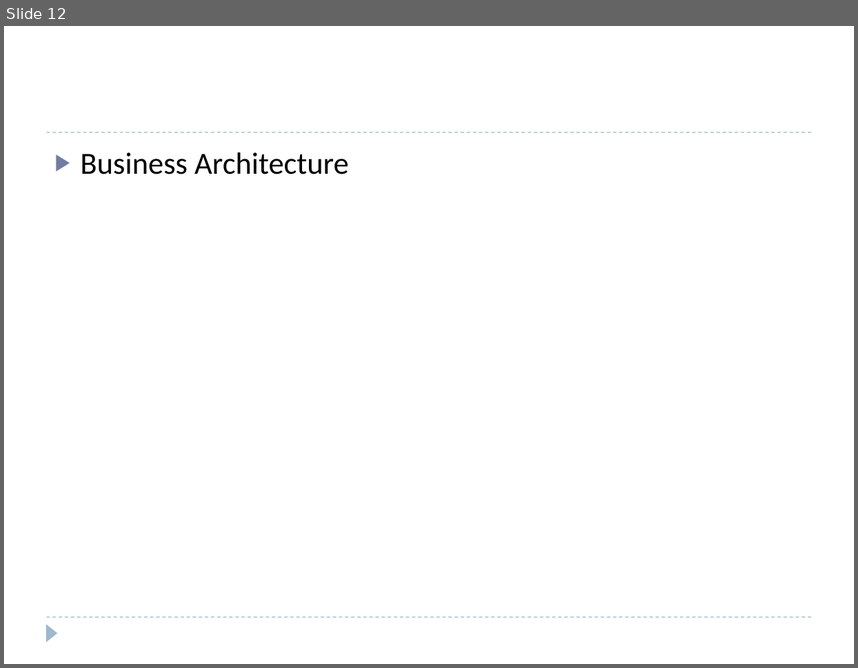
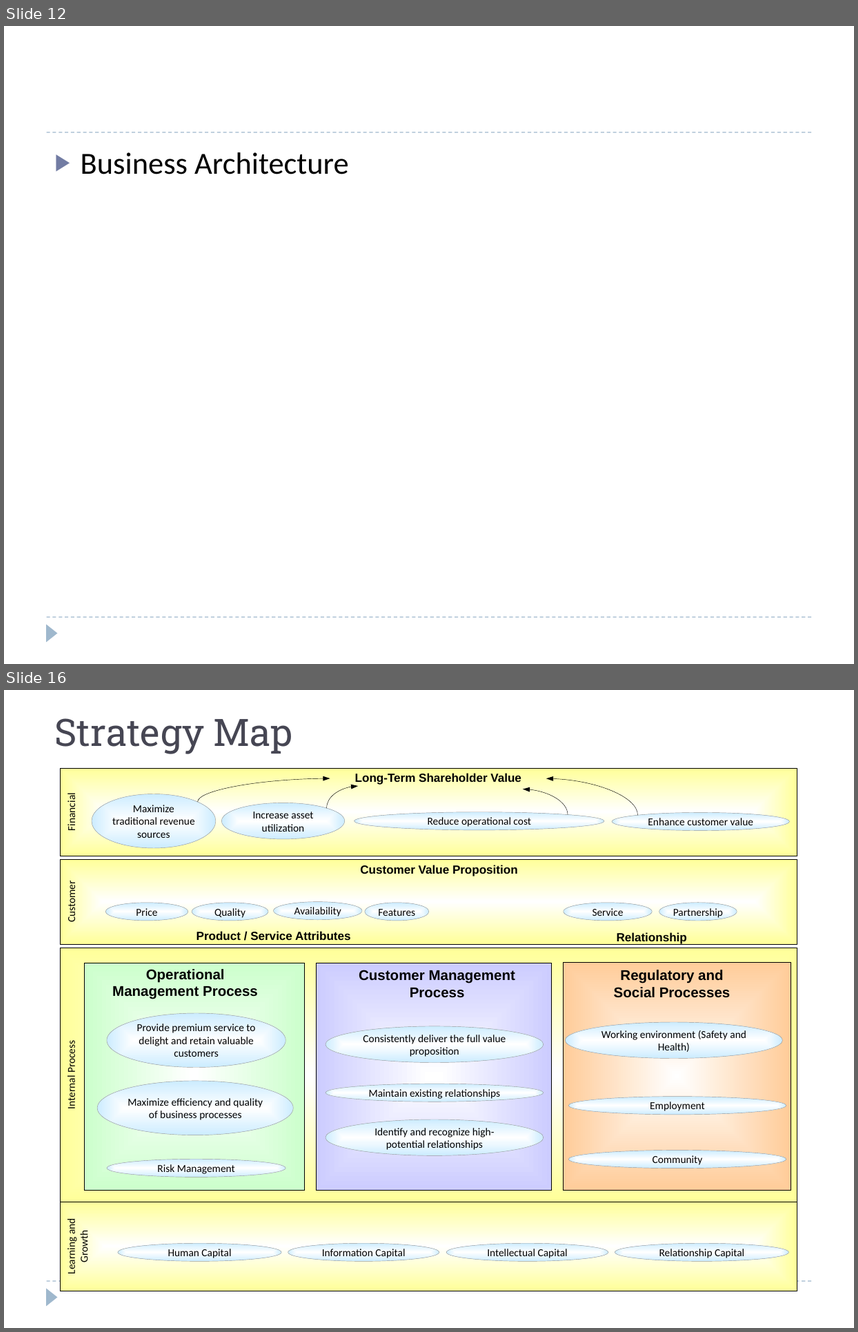
Before and after one commit to windieccf/t1-shipping, a slide deck: Enterprise Architech Presentation.pptx. Shown one above the other, each under a label of ours: slide 12 before the commit, slides 12 and 16 after it; the slides between them are not shown. The pictures are 858x668 and 858x1332 pixels, drawn with LibreOffice and Linux fonts; fonts in the diff are those of the drawing. Boxes give left, top, right and bottom in pixels: in the first picture for what was removed or moved away, otherwise in the second. Text is boxed around its words. In the diff, an @@ line names an element or a change of style, - is before the commit and + after.

```diff
--- a/Enterprise Architech Presentation.pptx
+++ b/Enterprise Architech Presentation.pptx
@@ slide 16 added at [4, 690, 854, 1328], background #FFFFFF; not listed: 2 template elements that a slide beside it also shows @@
@@ text added at [55, 718, 293, 754], 32 pt, text #464653 @@
+Strategy Map
@@ curved arrow added from (198, 802) to (330, 778), #000000 0.25 pt @@
@@ curved arrow added from (327, 808) to (359, 786), #000000 0.25 pt @@
@@ curved arrow added from (568, 815) to (523, 789), #000000 0.25 pt @@
@@ ellipse added at [564, 903, 652, 920], fill gradient #FFFFFF to #CCECFF, outline #969696 0.25 pt, 9 pt, text #000000 @@
+Service
@@ ellipse added at [660, 903, 737, 920], fill gradient #FFFFFF to #CCECFF, outline #969696 0.25 pt, 9 pt, text #000000 @@
+Partnership
@@ text added at [197, 931, 351, 940], 10 pt, text #000000, bold @@
+Product / Service Attributes
@@ text added at [617, 932, 687, 944], 10 pt, text #000000, bold @@
+Relationship
@@ rectangle added at [564, 962, 791, 1190], fill gradient #FFFFFF to #FFCC99, outline #000000 0.25 pt @@
@@ text added at [614, 969, 731, 998], 12 pt, text #000000, bold @@
+Regulatory and Social Processes
@@ ellipse added at [565, 1021, 783, 1058], fill gradient #FFFFFF to #CCECFF, outline #969696 0.25 pt, 9 pt, text #000000 @@
+Working environment (Safety and Health)
@@ ellipse added at [568, 1096, 786, 1114], fill gradient #FFFFFF to #CCECFF, outline #969696 0.25 pt, 9 pt, text #000000 @@
+Employment
@@ group added at [60, 768, 797, 1290]: 18 ellipses, 6 rectangles, 4 texts, 1 curved arrow @@
+Internal Process
+Customer
+Customer Value Proposition
+Financial
+Long-Term Shareholder Value
+Availability
+Price
+Features
+Quality
+Reduce operational cost
+Maximize traditional revenue sources
+Enhance customer value
+Increase asset utilization
+Learning and Growth
+Relationship Capital
+Human Capital
+Intellectual Capital
+Information Capital
+Customer Management Process
+Operational Management Process
+Provide premium service to delight and retain valuable customers
+Maximize efficiency and quality of business processes
+Risk Management
+Consistently deliver the full value proposition
+Maintain existing relationships
+Identify and recognize high-potential relationships
@@ ellipse added at [568, 1150, 786, 1167], fill gradient #FFFFFF to #CCECFF, outline #969696 0.25 pt, 9 pt, text #000000 @@
+Community
```
Also in this commit, not shown: 5 slides changed, 16 other slides added.
